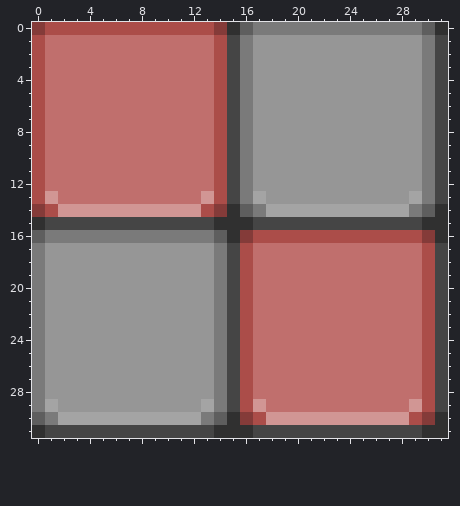
File history of a pixel-art sprite, Resources/Textures/SS220/Tiles/bar.png. Above is the file before it was changed.
The file is 32x32 pixels.
New version:
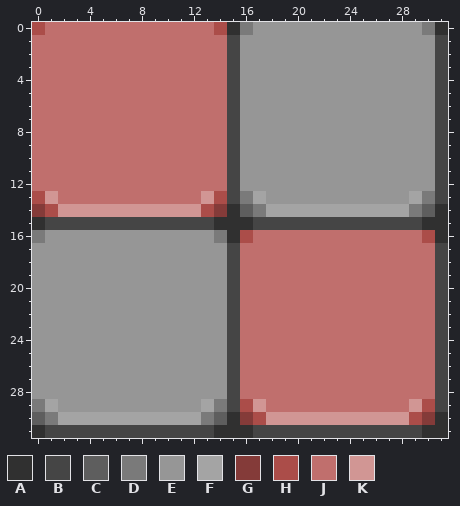
Palette (. is transparent): A #303030  B #454545  C #5e5e5e  D #7a7a7a  E #969696  F #a4a4a4  G #843b39  H #ab4d49  J #c06f6d  K #d19694
Changes in this commit:
@@ x 0..31 @@
- 0 GHHHHHHHHHHHHHGACDDDDDDDDDDDDDCA
- 1 HJJJJJJJJJJJJJHBDEEEEEEEEEEEEEDB
- 2 HJJJJJJJJJJJJJHBDEEEEEEEEEEEEEDB
- 3 HJJJJJJJJJJJJJHBDEEEEEEEEEEEEEDB
- 4 HJJJJJJJJJJJJJHBDEEEEEEEEEEEEEDB
- 5 HJJJJJJJJJJJJJHBDEEEEEEEEEEEEEDB
- 6 HJJJJJJJJJJJJJHBDEEEEEEEEEEEEEDB
- 7 HJJJJJJJJJJJJJHBDEEEEEEEEEEEEEDB
- 8 HJJJJJJJJJJJJJHBDEEEEEEEEEEEEEDB
- 9 HJJJJJJJJJJJJJHBDEEEEEEEEEEEEEDB
-10 HJJJJJJJJJJJJJHBDEEEEEEEEEEEEEDB
-11 HJJJJJJJJJJJJJHBDEEEEEEEEEEEEEDB
-12 HJJJJJJJJJJJJJHBDEEEEEEEEEEEEEDB
+ 0 HJJJJJJJJJJJJJHADEEEEEEEEEEEEEDA
+ 1 JJJJJJJJJJJJJJJBEEEEEEEEEEEEEEEB
+ 2 JJJJJJJJJJJJJJJBEEEEEEEEEEEEEEEB
+ 3 JJJJJJJJJJJJJJJBEEEEEEEEEEEEEEEB
+ 4 JJJJJJJJJJJJJJJBEEEEEEEEEEEEEEEB
+ 5 JJJJJJJJJJJJJJJBEEEEEEEEEEEEEEEB
+ 6 JJJJJJJJJJJJJJJBEEEEEEEEEEEEEEEB
+ 7 JJJJJJJJJJJJJJJBEEEEEEEEEEEEEEEB
+ 8 JJJJJJJJJJJJJJJBEEEEEEEEEEEEEEEB
+ 9 JJJJJJJJJJJJJJJBEEEEEEEEEEEEEEEB
+10 JJJJJJJJJJJJJJJBEEEEEEEEEEEEEEEB
+11 JJJJJJJJJJJJJJJBEEEEEEEEEEEEEEEB
+12 JJJJJJJJJJJJJJJBEEEEEEEEEEEEEEEB
 13 HKJJJJJJJJJJJKHBDFEEEEEEEEEEEFDB
@@ x 0..31 @@
 15 ABBBBBBBBBBBBBAAABBBBBBBBBBBBBAA
-16 CDDDDDDDDDDDDDCAGHHHHHHHHHHHHHGA
-17 DEEEEEEEEEEEEEDBHJJJJJJJJJJJJJHB
-18 DEEEEEEEEEEEEEDBHJJJJJJJJJJJJJHB
-19 DEEEEEEEEEEEEEDBHJJJJJJJJJJJJJHB
-20 DEEEEEEEEEEEEEDBHJJJJJJJJJJJJJHB
-21 DEEEEEEEEEEEEEDBHJJJJJJJJJJJJJHB
-22 DEEEEEEEEEEEEEDBHJJJJJJJJJJJJJHB
-23 DEEEEEEEEEEEEEDBHJJJJJJJJJJJJJHB
-24 DEEEEEEEEEEEEEDBHJJJJJJJJJJJJJHB
-25 DEEEEEEEEEEEEEDBHJJJJJJJJJJJJJHB
-26 DEEEEEEEEEEEEEDBHJJJJJJJJJJJJJHB
-27 DEEEEEEEEEEEEEDBHJJJJJJJJJJJJJHB
-28 DEEEEEEEEEEEEEDBHJJJJJJJJJJJJJHB
+16 DEEEEEEEEEEEEEDAHJJJJJJJJJJJJJHA
+17 EEEEEEEEEEEEEEEBJJJJJJJJJJJJJJJB
+18 EEEEEEEEEEEEEEEBJJJJJJJJJJJJJJJB
+19 EEEEEEEEEEEEEEEBJJJJJJJJJJJJJJJB
+20 EEEEEEEEEEEEEEEBJJJJJJJJJJJJJJJB
+21 EEEEEEEEEEEEEEEBJJJJJJJJJJJJJJJB
+22 EEEEEEEEEEEEEEEBJJJJJJJJJJJJJJJB
+23 EEEEEEEEEEEEEEEBJJJJJJJJJJJJJJJB
+24 EEEEEEEEEEEEEEEBJJJJJJJJJJJJJJJB
+25 EEEEEEEEEEEEEEEBJJJJJJJJJJJJJJJB
+26 EEEEEEEEEEEEEEEBJJJJJJJJJJJJJJJB
+27 EEEEEEEEEEEEEEEBJJJJJJJJJJJJJJJB
+28 EEEEEEEEEEEEEEEBJJJJJJJJJJJJJJJB
 29 DFEEEEEEEEEEEFDBHKJJJJJJJJJJJKHB
Boxes around the changes in both pictures, in picture pixels (x1, y1, x2, y2):
changed: (32, 22, 435, 399)
